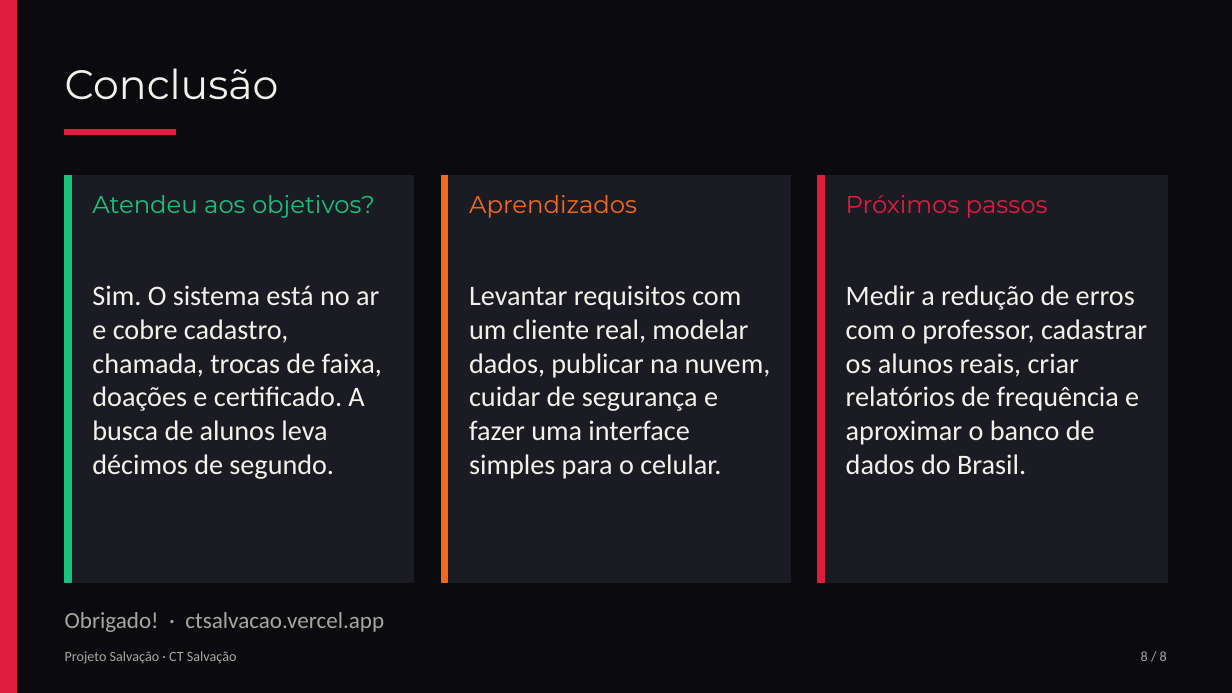
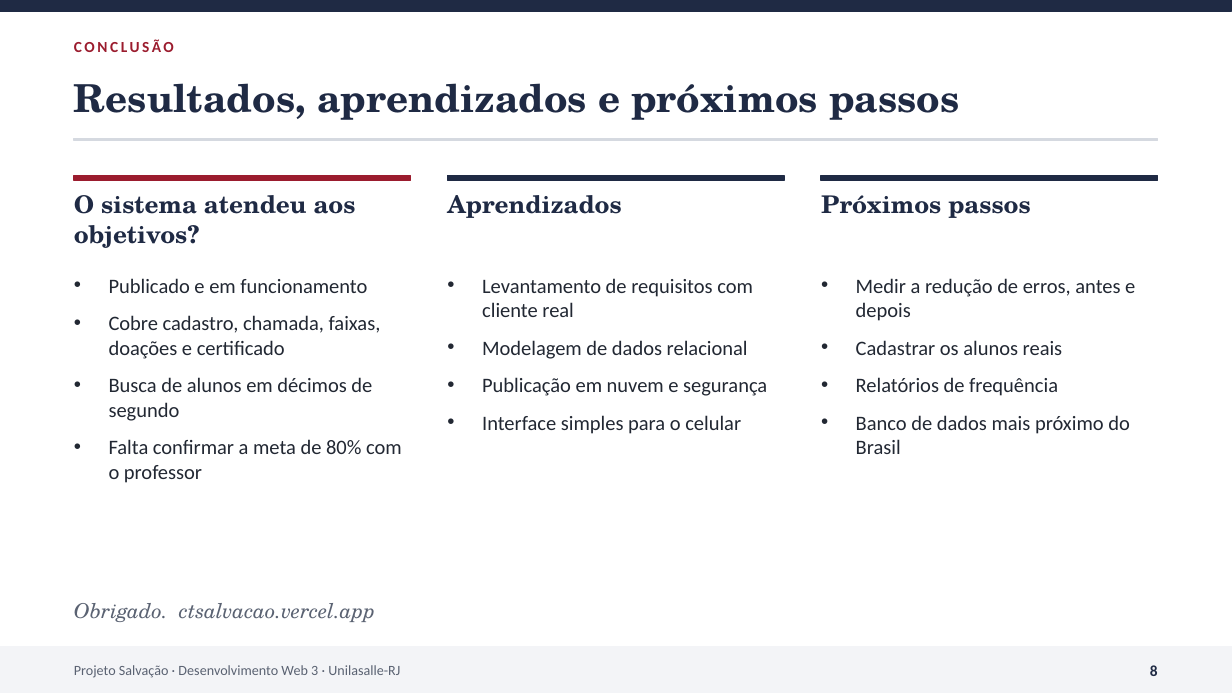
Before and after one commit to kaiozxs/acaosocial, a slide deck: slide 8 of docs/slides-projeto-de-extensao.pptx. Drawn at 1232x693 pixels with LibreOffice and Linux fonts; fonts in the diff are those of the drawing. Boxes give left, top, right and bottom in pixels: in the first picture for what was removed or moved away, otherwise in the second. Text is boxed around its words. In the diff, an @@ line names an element or a change of style, - is before the commit and + after.

```diff
--- a/docs/slides-projeto-de-extensao.pptx
+++ b/docs/slides-projeto-de-extensao.pptx
@@ background #0B0B0F to #FFFFFF @@
@@ rectangle removed at bbox=[0, 0, 17, 693] @@
@@ rectangle added at bbox=[0, 0, 1232, 11], fill #1F2A44, outline #1F2A44 1 pt @@
@@ text at bbox=[74, 39, 174, 52]: text changed; size 32 to 12 pt; font Montserrat to Calibri; text colour #F4F1EA to #9B1C2E; bold on @@
-Conclusão
+CONCLUSÃO
@@ text added at bbox=[74, 83, 959, 120], 30 pt, text #1F2A44, bold @@
+Resultados, aprendizados e próximos passos
@@ rectangle removed at bbox=[65, 129, 176, 135] @@
@@ rectangle added at bbox=[74, 139, 1158, 140], fill #D5D9E0, outline #D5D9E0 1 pt @@
@@ rectangle removed at bbox=[65, 176, 414, 582] @@
@@ rectangle removed at bbox=[65, 176, 71, 582] @@
@@ rectangle added at bbox=[74, 176, 410, 180], fill #9B1C2E, outline #9B1C2E 1 pt @@
@@ rectangle removed at bbox=[442, 176, 791, 582] @@
@@ rectangle removed at bbox=[442, 176, 448, 582] @@
@@ rectangle added at bbox=[447, 176, 784, 180], fill #1F2A44, outline #1F2A44 1 pt @@
@@ rectangle removed at bbox=[818, 176, 824, 582] @@
@@ rectangle: place and size @@
-rectangle at bbox=[818, 176, 1167, 582]
+rectangle at bbox=[822, 176, 1158, 180]
@@ rectangle at bbox=[822, 176, 1158, 180]: fill #1A1B23 to #1F2A44; outline #1A1B23 1 pt to #1F2A44 1 pt @@
@@ text at bbox=[74, 195, 356, 248]: text changed; font Montserrat to TeX Gyre Schola; text colour #19C37D to #1F2A44; bold on @@
-Atendeu aos objetivos?
+O sistema atendeu aos objetivos?
@@ text "Aprendizados": place and size @@
-text "Aprendizados" at bbox=[469, 195, 637, 218]
+text "Aprendizados" at bbox=[447, 195, 621, 218]
@@ text "Aprendizados" at bbox=[447, 195, 621, 218]: font Montserrat to TeX Gyre Schola, text colour #F26A1B to #1F2A44, bold on @@
@@ text "Próximos passos": place and size @@
-text "Próximos passos" at bbox=[846, 195, 1048, 218]
+text "Próximos passos" at bbox=[821, 195, 1030, 218]
@@ text "Próximos passos" at bbox=[821, 195, 1030, 218]: font Montserrat to TeX Gyre Schola, text colour #E11D3F to #1F2A44, bold on @@
@@ text at bbox=[109, 278, 402, 483]: text changed; size 22 to 16 pt; text colour #F4F1EA to #222833 @@
-Sim. O sistema está no ar e cobre cadastro, chamada, trocas de faixa, doações e certificado. A busca de alunos leva décimos de segundo.
+• Publicado e em funcionamento
+• Cobre cadastro, chamada, faixas, doações e certificado
+• Busca de alunos em décimos de segundo
+• Falta confirmar a meta de 80% com o professor
@@ text at bbox=[482, 278, 767, 434]: text changed; size 22 to 16 pt; text colour #F4F1EA to #222833 @@
-Levantar requisitos com um cliente real, modelar dados, publicar na nuvem, cuidar de segurança e fazer uma interface simples para o celular.
+• Levantamento de requisitos com cliente real
+• Modelagem de dados relacional
+• Publicação em nuvem e segurança
+• Interface simples para o celular
@@ text at bbox=[856, 278, 1135, 454]: text changed; size 22 to 16 pt; text colour #F4F1EA to #222833 @@
-Medir a redução de erros com o professor, cadastrar os alunos reais, criar relatórios de frequência e aproximar o banco de dados do Brasil.
+• Medir a redução de erros, antes e depois
+• Cadastrar os alunos reais
+• Relatórios de frequência
+• Banco de dados mais próximo do Brasil
@@ text at bbox=[74, 603, 375, 622]: text changed; size 18 to 16 pt; font Calibri to TeX Gyre Schola; text colour #A9A69E to #5A6272; italic on @@
-Obrigado! · ctsalvacao.vercel.app
+Obrigado. ctsalvacao.vercel.app
@@ rectangle added at bbox=[0, 647, 1232, 693], fill #F3F4F7, outline #F3F4F7 1 pt @@
@@ text removed at bbox=[65, 651, 237, 664] @@
-Projeto Salvação · CT Salvação
@@ text added at bbox=[74, 665, 400, 678], 11 pt, text #5A6272 @@
+Projeto Salvação · Desenvolvimento Web 3 · Unilasalle-RJ
@@ text at bbox=[1150, 665, 1158, 676]: text changed; size 11 to 12 pt; text colour #A9A69E to #1F2A44; bold on @@
-8 / 8
+8
```
Also in this commit, not shown: 7 other slides changed, 4 other files.
